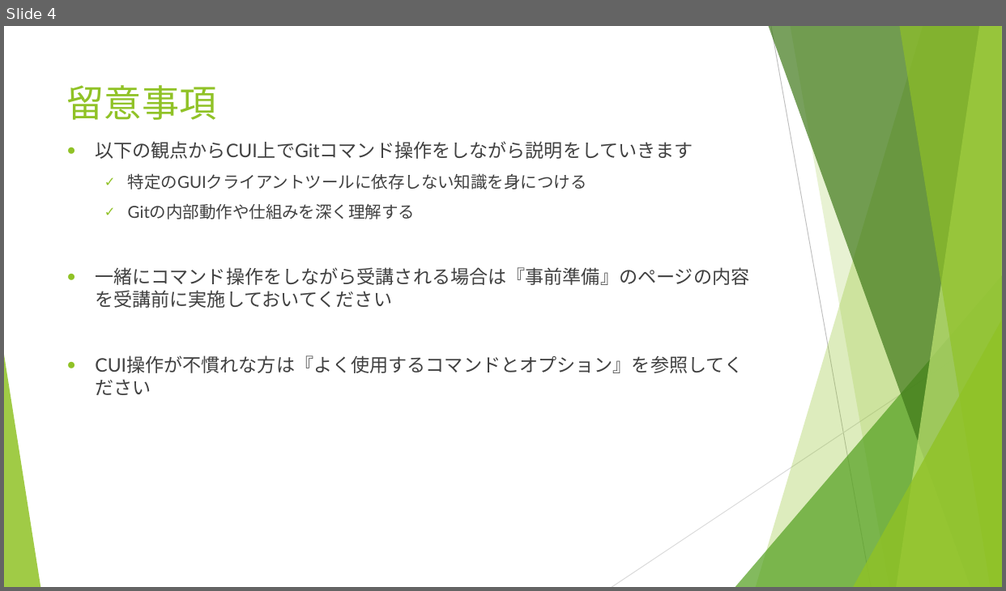
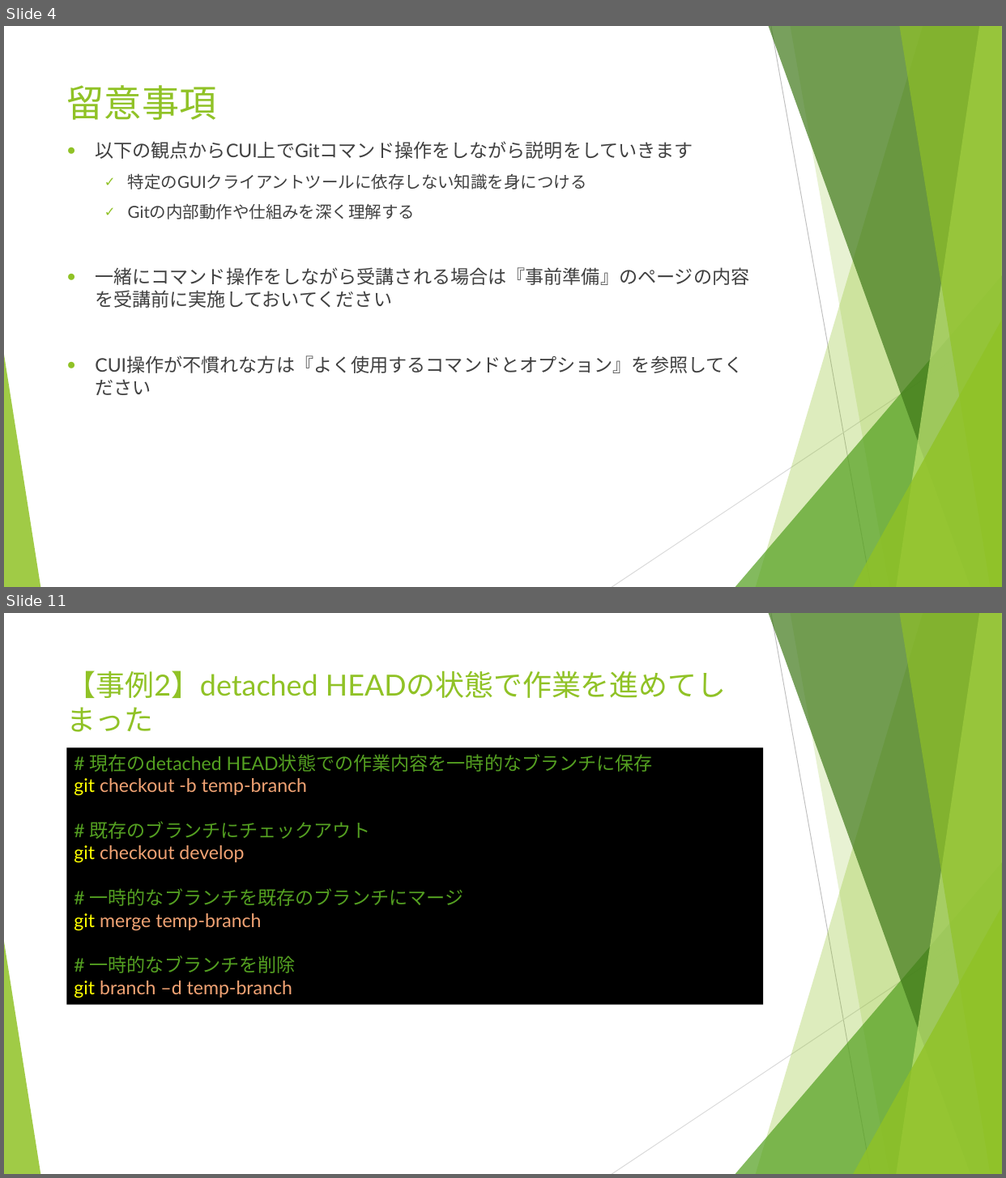
Before and after one commit to yusuke8655/git-trouble-shooting, a slide deck: Gitトラブルシューティング.pptx. Shown one above the other, each under a label of ours: slide 4 before the commit, slides 4 and 11 after it; the slides between them are not shown. The pictures are 1006x591 and 1006x1178 pixels, drawn with LibreOffice and Linux fonts; fonts in the diff are those of the drawing. Boxes give left, top, right and bottom in pixels: in the first picture for what was removed or moved away, otherwise in the second. Text is boxed around its words. In the diff, an @@ line names an element or a change of style, - is before the commit and + after.

Commit message:
バーチャルリアリティ学会大会内容追加

```diff
--- a/Gitトラブルシューティング.pptx
+++ b/Gitトラブルシューティング.pptx
@@ slide 11 added at (x1=4, y1=613, x2=1002, y2=1174), background #FFFFFF; not listed: 10 template elements that a slide beside it also shows @@
@@ title added at (x1=67, y1=671, x2=318, y2=698), 28 pt, text #90C226 @@
+【事例2】detached HEADの状態で作業を進めてしまった
@@ rectangle added at (x1=67, y1=747, x2=764, y2=1004), fill #000000, 18 pt, text #54A021 @@
+# 現在のdetached HEAD状態での作業内容を一時的なブランチに保存
+git checkout -b temp-branch
+# 既存のブランチにチェックアウト
+git checkout develop
+# 一時的なブランチを既存のブランチにマージ
+git merge temp-branch
+# 一時的なブランチを削除
+git branch –d temp-branch
```
Also in this commit, not shown: 14 slides changed, 4 other slides added.
